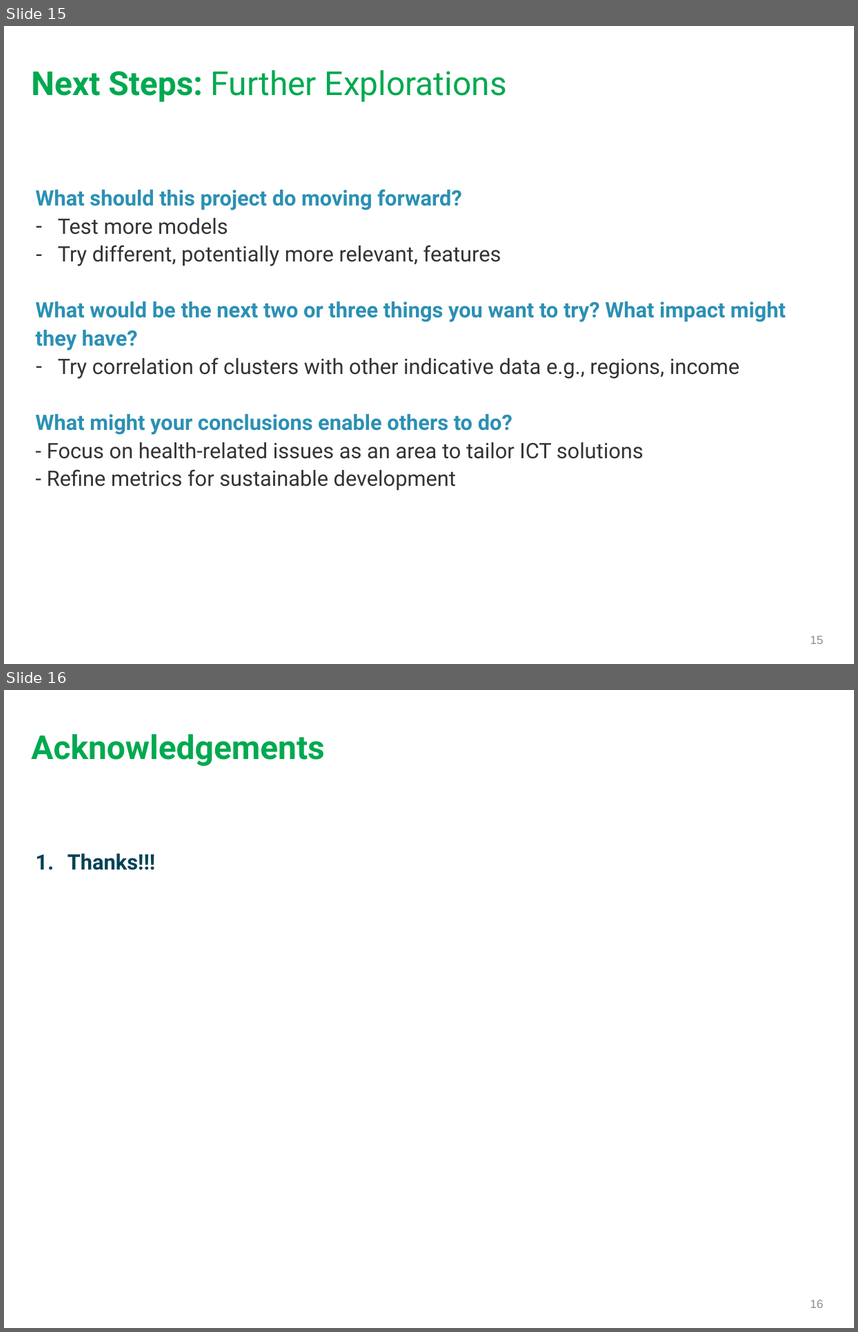
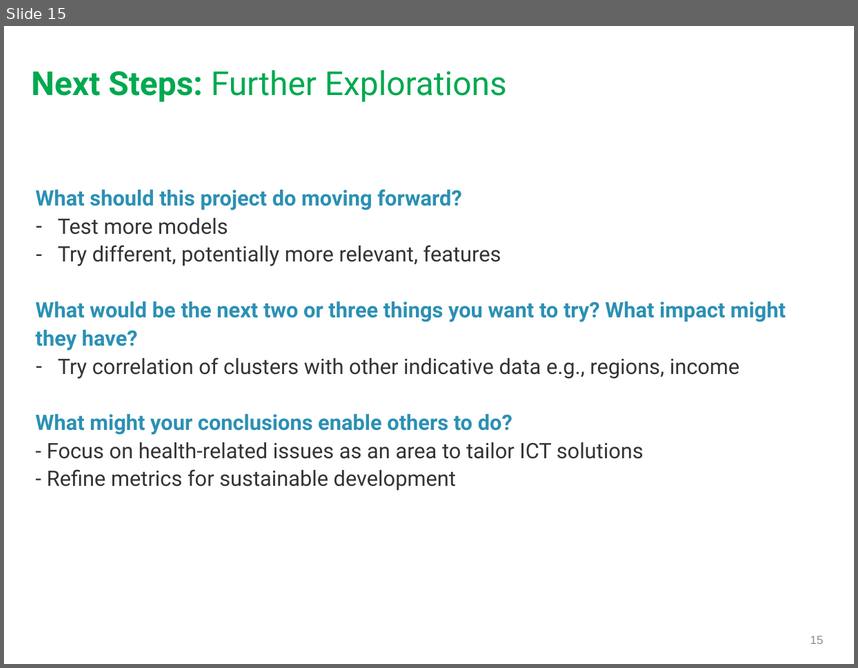
Before and after one commit to rochelle-march/project-2, a slide deck: Final-Project-Presentation.pptx. Shown one above the other, each under a label of ours: slides 15 and 16 before the commit, slide 15 after it. The pictures are 858x1332 and 858x668 pixels, drawn with LibreOffice and Linux fonts; fonts in the diff are those of the drawing. Boxes give left, top, right and bottom in pixels: in the first picture for what was removed or moved away, otherwise in the second. Text is boxed around its words. In the diff, an @@ line names an element or a change of style, - is before the commit and + after.

```diff
--- a/Final-Project-Presentation.pptx
+++ b/Final-Project-Presentation.pptx
@@ slide 16 removed at (x1=4, y1=690, x2=854, y2=1328), background #FFFFFF @@
@@ title removed at (x1=31, y1=734, x2=324, y2=766) @@
-Acknowledgements
@@ text removed at (x1=67, y1=854, x2=155, y2=870) @@
-1. Thanks!!!
@@ page number removed at (x1=810, y1=1299, x2=823, y2=1308) @@
-16
```
Also in this commit, not shown: 1 slide changed, 1 other slide removed.
